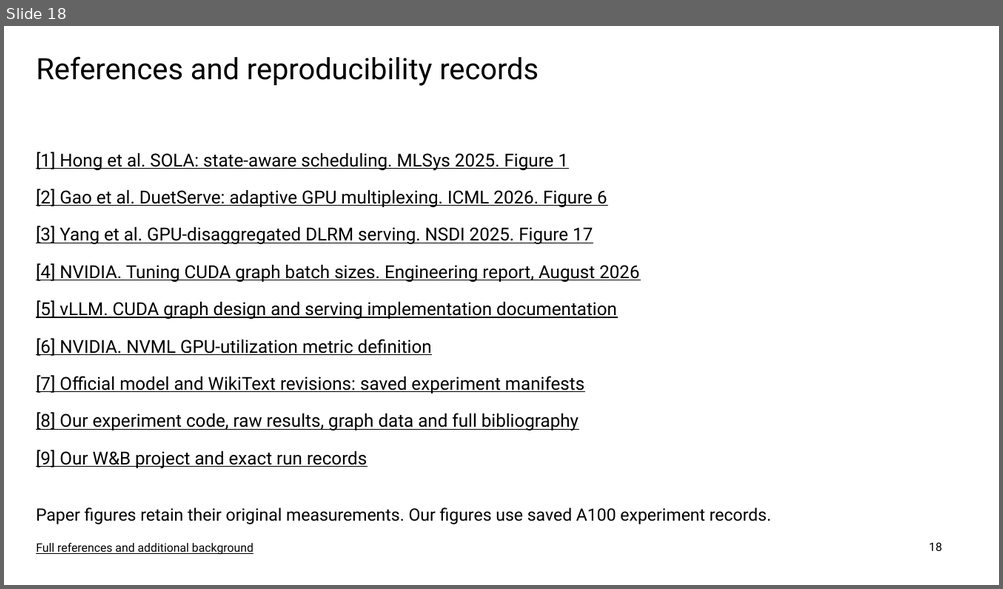
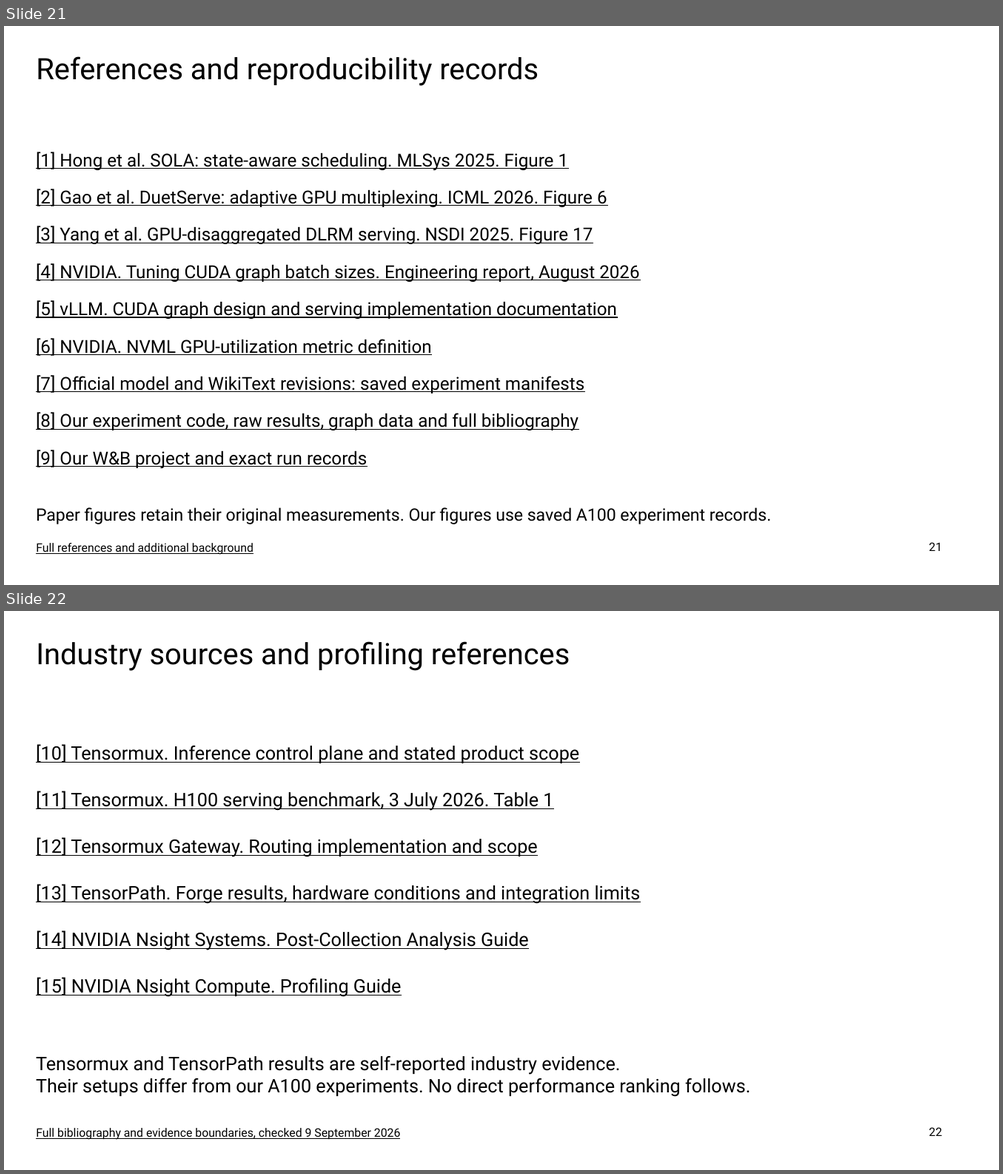
Before and after one commit to nileshsarkar-ai/Inference-Optimization, a slide deck: Inference_Optimization_Final.pptx. Shown one above the other, each under a label of ours: slide 18 before the commit, slides 21 and 22 after it. The pictures are 1003x589 and 1003x1174 pixels, drawn with LibreOffice and Linux fonts; fonts in the diff are those of the drawing. Boxes give left, top, right and bottom in pixels: in the first picture for what was removed or moved away, otherwise in the second. Text is boxed around its words. In the diff, an @@ line names an element or a change of style, - is before the commit and + after.

Commit message:
Connect Tensormux evidence to GPU utilization research extension

```diff
--- a/Inference_Optimization_Final.pptx
+++ b/Inference_Optimization_Final.pptx
@@ slide 22 added at box(4, 611, 999, 1170), background #FFFFFF @@
@@ title added at box(36, 641, 569, 671), 28.5 pt, text #000000 @@
+Industry sources and profiling references
@@ text added at box(36, 744, 579, 763), 18 pt, text #000000, underline @@
+[10] Tensormux. Inference control plane and stated product scope
@@ text added at box(36, 791, 553, 811), 18 pt, text #000000, underline @@
+[11] Tensormux. H100 serving benchmark, 3 July 2026. Table 1
@@ text added at box(36, 837, 538, 857), 18 pt, text #000000, underline @@
+[12] Tensormux Gateway. Routing implementation and scope
@@ text added at box(36, 884, 640, 904), 18 pt, text #000000, underline @@
+[13] TensorPath. Forge results, hardware conditions and integration limits
@@ text added at box(36, 931, 529, 951), 18 pt, text #000000, underline @@
+[14] NVIDIA Nsight Systems. Post-Collection Analysis Guide
@@ text added at box(36, 977, 401, 997), 18 pt, text #000000, underline @@
+[15] NVIDIA Nsight Compute. Profiling Guide
@@ text added at box(36, 1056, 750, 1097), 18 pt, text #000000 @@
+Tensormux and TensorPath results are self-reported industry evidence.
+Their setups differ from our A100 experiments. No direct performance ranking follows.
@@ text added at box(36, 1128, 401, 1140), 11.2 pt, text #000000, underline @@
+Full bibliography and evidence boundaries, checked 9 September 2026
@@ page number added at box(928, 1128, 942, 1136), 11.2 pt, text #000000 @@
+22
@@ what was slide 18 is now slide 21 @@
@@ page number at box(928, 543, 942, 551): text changed @@
-18
+21
```
Also in this commit, not shown: 5 other slides added, 2 slides removed, 13 other files.
